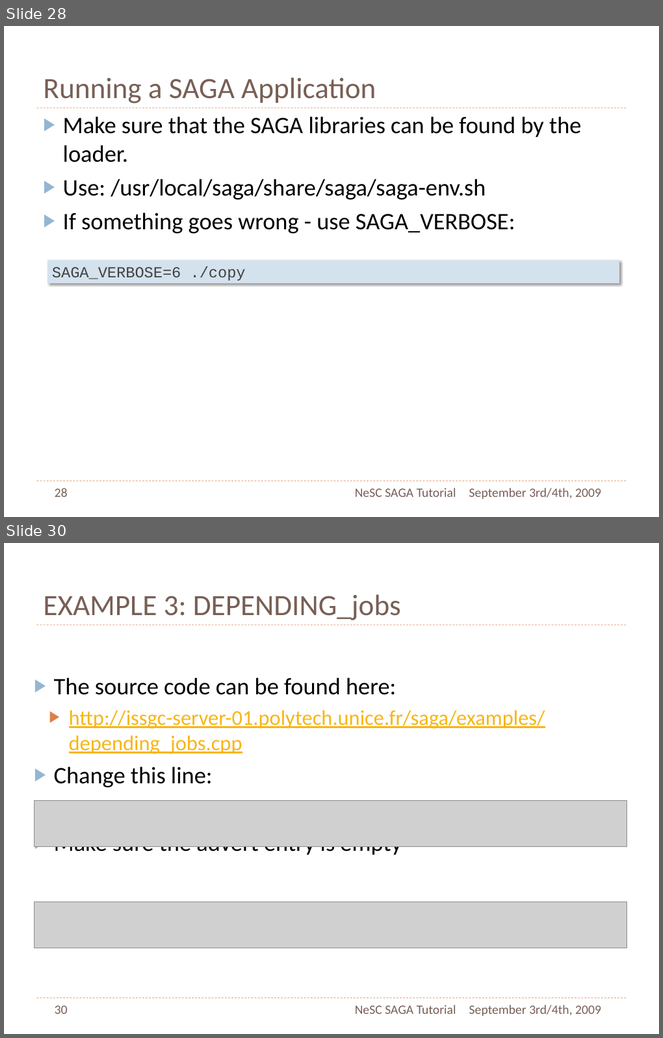
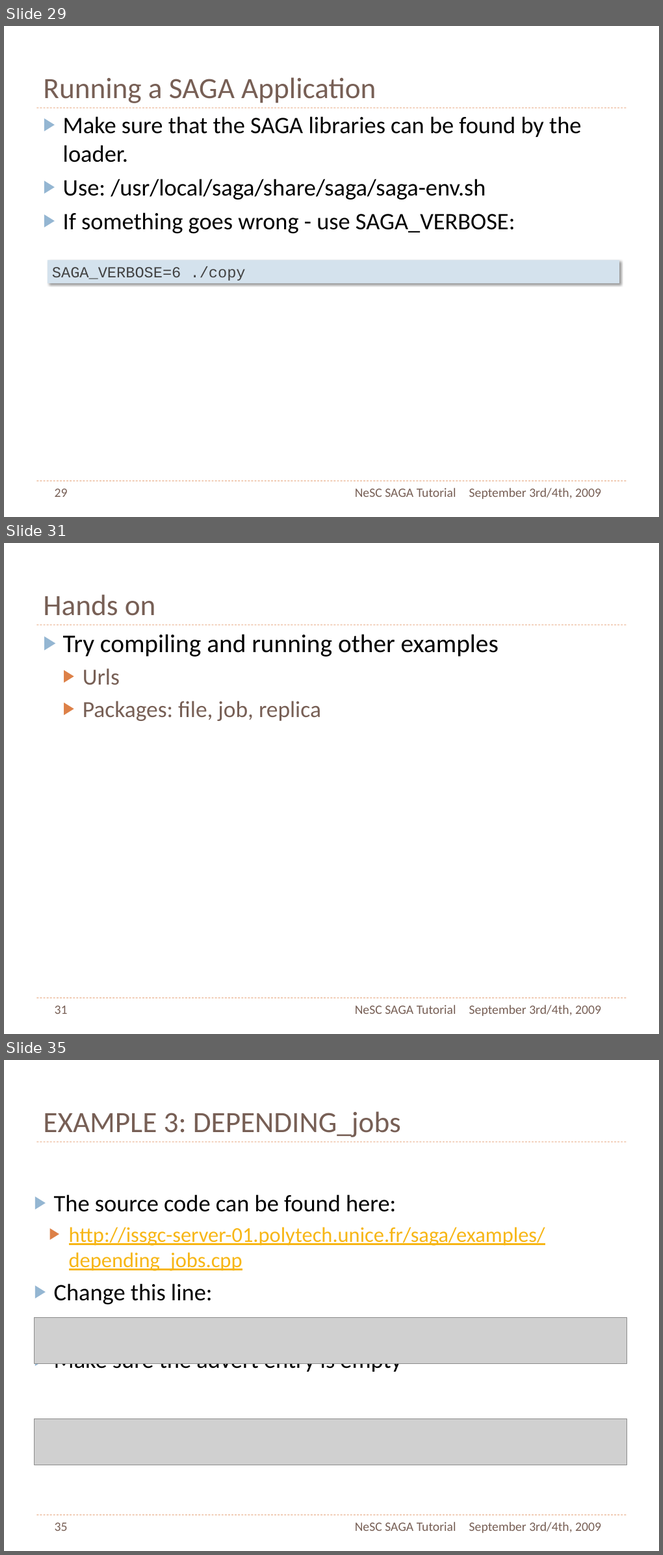
Before and after one commit to saga-project/saga-cpp-legacy-projects, a slide deck: tutorial/NeSC-2009/NeSC09-Practical-PPT.pptx. Shown one above the other, each under a label of ours: slides 28 and 30 before the commit, slides 29, 31 and 35 after it; the slides between them are not shown. The pictures are 663x1038 and 663x1555 pixels, drawn with LibreOffice and Linux fonts; fonts in the diff are those of the drawing; grey boxes stand for pictures. Boxes give left, top, right and bottom in pixels: in the first picture for what was removed or moved away, otherwise in the second. Text is boxed around its words. In the diff, an @@ line names an element or a change of style, - is before the commit and + after.

```diff
--- a/tutorial/NeSC-2009/NeSC09-Practical-PPT.pptx
+++ b/tutorial/NeSC-2009/NeSC09-Practical-PPT.pptx
@@ slide 31 added at (x1=4, y1=543, x2=659, y2=1034), background #FFFFFF; not listed: 2 template elements that a slide beside it also shows @@
@@ title added at (x1=43, y1=594, x2=156, y2=616), 46 pt, text #775F55 @@
+Hands on
@@ text added at (x1=63, y1=634, x2=499, y2=721), 40 pt, text #000000 @@
+▶ Try compiling and running other examples
+  ▶ Urls
+  ▶ Packages: file, job, replica
@@ page number added at (x1=55, y1=1006, x2=68, y2=1014), 20 pt, text #775F55 @@
+31
@@ text added at (x1=355, y1=1005, x2=456, y2=1014), 20 pt, text #775F55 @@
+NeSC SAGA Tutorial
@@ text added at (x1=469, y1=1005, x2=601, y2=1016), 20 pt, text #775F55 @@
+September 3rd/4th, 2009
@@ what was slide 28 is now slide 29 @@
@@ page number at (x1=55, y1=489, x2=68, y2=497): text changed @@
-28
+29
@@ what was slide 30 is now slide 35 @@
@@ page number at (x1=55, y1=1523, x2=68, y2=1531): text changed @@
-30
+35
```
Also in this commit, not shown: 3 slides changed, 4 other slides added, 1 other file.
